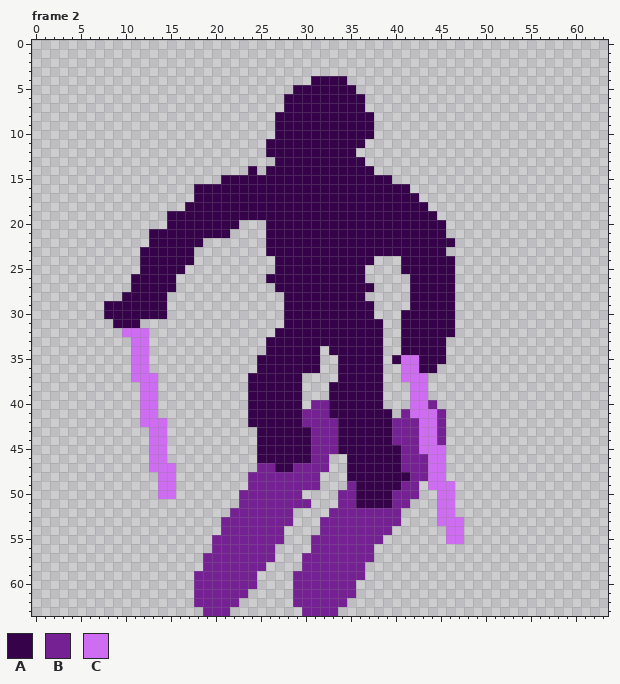
Two versions of one pixel-art file, Assets/Aseprite/PlayerTemplate.aseprite. Above, as it was before the edit.
64x64 pixels, 8 frames. Shown: frame 2. The commit also changed other frames, which this record leaves out.
Palette (. is transparent): A #36034b  B #752194  C #ce6df1
Pixels before, frame 2 (only the part around the change), first column x 1:
 4 ..............................AAAA............
 5 ............................AAAAAAA...........
 6 ...........................AAAAAAAAA..........
 7 ...........................AAAAAAAAA..........
 8 ..........................AAAAAAAAAAA.........
 9 ..........................AAAAAAAAAAA.........
10 ..........................AAAAAAAAAAA.........
11 .........................AAAAAAAAAAA..........
12 .........................AAAAAAAAAA...........
13 ..........................AAAAAAAAAA..........
14 .......................A.AAAAAAAAAAAA.........
15 ....................AAAAAAAAAAAAAAAAAAA.......
16 .................AAAAAAAAAAAAAAAAAAAAAAAA.....
17 .................AAAAAAAAAAAAAAAAAAAAAAAAA....
18 ................AAAAAAAAAAAAAAAAAAAAAAAAAAA...
19 ..............AAAAAAAAAAAAAAAAAAAAAAAAAAAAAA..
20 ..............AAAAAAAA...AAAAAAAAAAAAAAAAAAAA.
21 ............AAAAAAAAA....AAAAAAAAAAAAAAAAAAAA.
22 ............AAAAAA.......AAAAAAAAAAAAAAAAAAAAA
23 ...........AAAAAA........AAAAAAAAAAAAAAAAAAAA.
24 ...........AAAAAA.........AAAAAAAAAAA...AAAAAA
25 ...........AAAAA..........AAAAAAAAAA....AAAAAA
26 ..........AAAAA..........AAAAAAAAAAA.....AAAAA
27 ..........AAAAA...........AAAAAAAAAAA....AAAAA
28 .........AAAAA.............AAAAAAAAA.....AAAAA
29 .......AAAAAAA.............AAAAAAAAAA....AAAAA
30 .......AAAAAAA.............AAAAAAAAAA...AAAAAA
31 ........AAA................AAAAAAAAAAA..AAAAAA
32 .........CCC..............AAAAAAAAAAAA..AAAAAA
33 ..........CC.............AAAAAAAAAAAAA..AAAAA.
34 ..........CC.............AAAAAA.AAAAAA..AAAAA.
35 ..........CC............AAAAAAA..AAAAA.ACCAAA.
36 ..........CC............AAAAAAA..AAAAA..CCAA..
37 ..........CCC..........AAAAAA....AAAAA..CCC...
38 ...........CC..........AAAAAA...AAAAAA...CC...
39 ...........CC..........AAAAAA...AAAAAA...CC...
40 ...........CC..........AAAAAA.BBAAAAAA...CCB..
41 ...........CC..........AAAAAABBBAAAAAAA.BCCCB.
42 ...........CCC.........AAAAAABBBBAAAAAABBBCCB.
43 ............CC..........AAAAAABBBAAAAAABBBCCB.
44 ............CC..........AAAAAABBBAAAAAABBBCCB.
45 ............CC..........AAAAAABBBAAAAAAABBCCC.
46 ............CC..........AAAAAABB..AAAAAABBBCC.
47 ............CCC.........BBAABBBB..AAAAAABBBCC.
48 .............CC........BBBBBBBB...AAAAAAABBCC.
49 .............CC........BBBBBBBB...BAAAAABB.CCC
50 .............CC.......BBBBBBB....BBAAAABBB..CC
51 ......................BBBBBBBB...BBAAAABB...CC
52 .....................BBBBBBB....BBBBBBBB....CC
53 ....................BBBBBBBB...BBBBBBBBB....CC
54 ....................BBBBBBB....BBBBBBBB......C
55 ...................BBBBBBBB...BBBBBBBB.......C
56 ...................BBBBBBB....BBBBBBB.........
57 ..................BBBBBBBB...BBBBBBBB.........
Once edited:
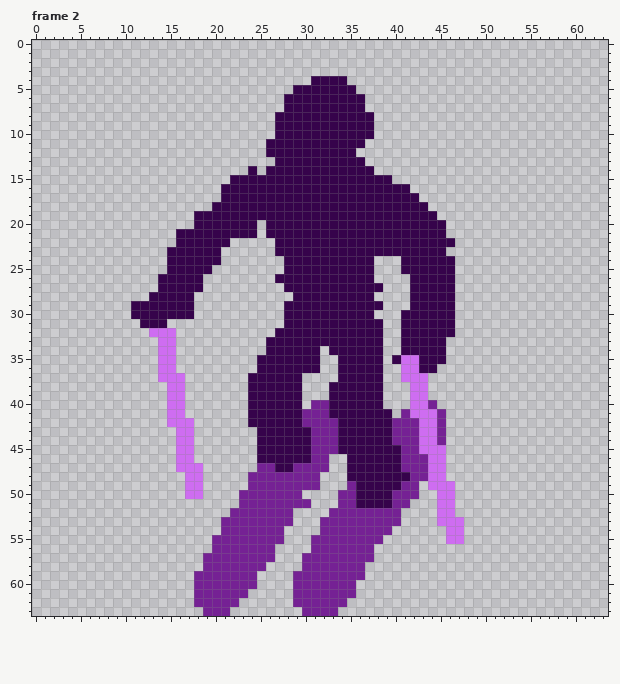
Message: Create 1 frame for every direction player
What changed:
Frame 2:
Colour A is added in row 20 at x 23 to 24; in row 21 at x 22 to 24; in row 22 at x 19 to 21; in rows 23 to 24 at x 18 to 20; in row 25 at x 17 to 19 and 37; in row 26 at x 16 to 18 and 37.
Colour A is added in row 27 at x 16 to 18 and 38; in row 28 at x 15 to 17 and 37; in row 29 at x 15 to 17 and 38; in row 30 at x 15 to 17; in row 31 at x 12 to 14.
Colour C is added in row 32 at x 13 to 15; in rows 33 to 36 at x 14 to 15; in row 37 at x 14 to 16; in rows 38 to 41 at x 15 to 16; in row 42 at x 15 to 17; in rows 43 to 46 at x 16 to 17.
Colour C is added in row 47 at x 16 to 18; in rows 48 to 50 at x 17 to 18.
The edit erases colour A in row 15 at x 21; in rows 16 to 17 at x 18 to 20; in row 18 at x 17 to 19; in rows 19 to 20 at x 15 to 17; in row 21 at x 13 to 15; in row 22 at x 13 to 15 and 26.
The edit erases colour A in row 23 at x 12 to 14 and 26; in rows 24 to 25 at x 12 to 14 and 27; in row 26 at x 11 to 13 and 26; in row 27 at x 11 to 13 and 27; in row 28 at x 10 to 12 and 28; in rows 29 to 30 at x 8 to 10.
The edit erases colour A in row 31 at x 9 to 11.
The edit erases colour C in row 32 at x 10 to 12; in rows 33 to 36 at x 11 to 12; in row 37 at x 11 to 13; in rows 38 to 41 at x 12 to 13; in row 42 at x 12 to 14; in rows 43 to 46 at x 13 to 14.
The edit erases colour C in row 47 at x 13 to 15; in rows 48 to 50 at x 14 to 15.
